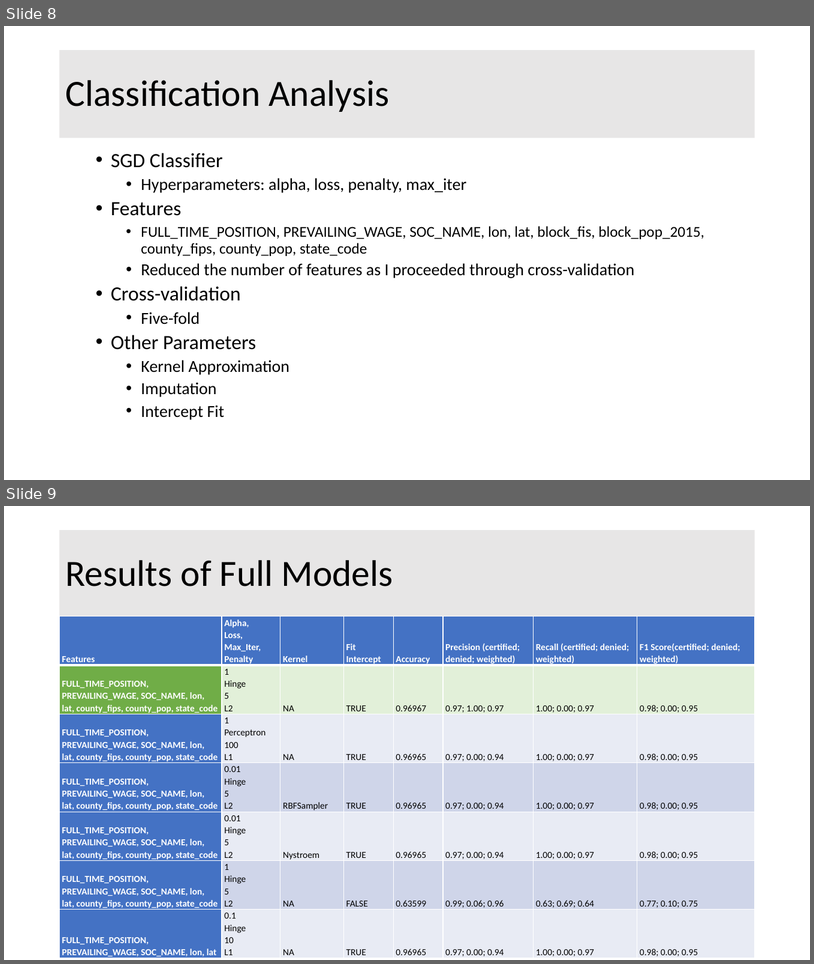
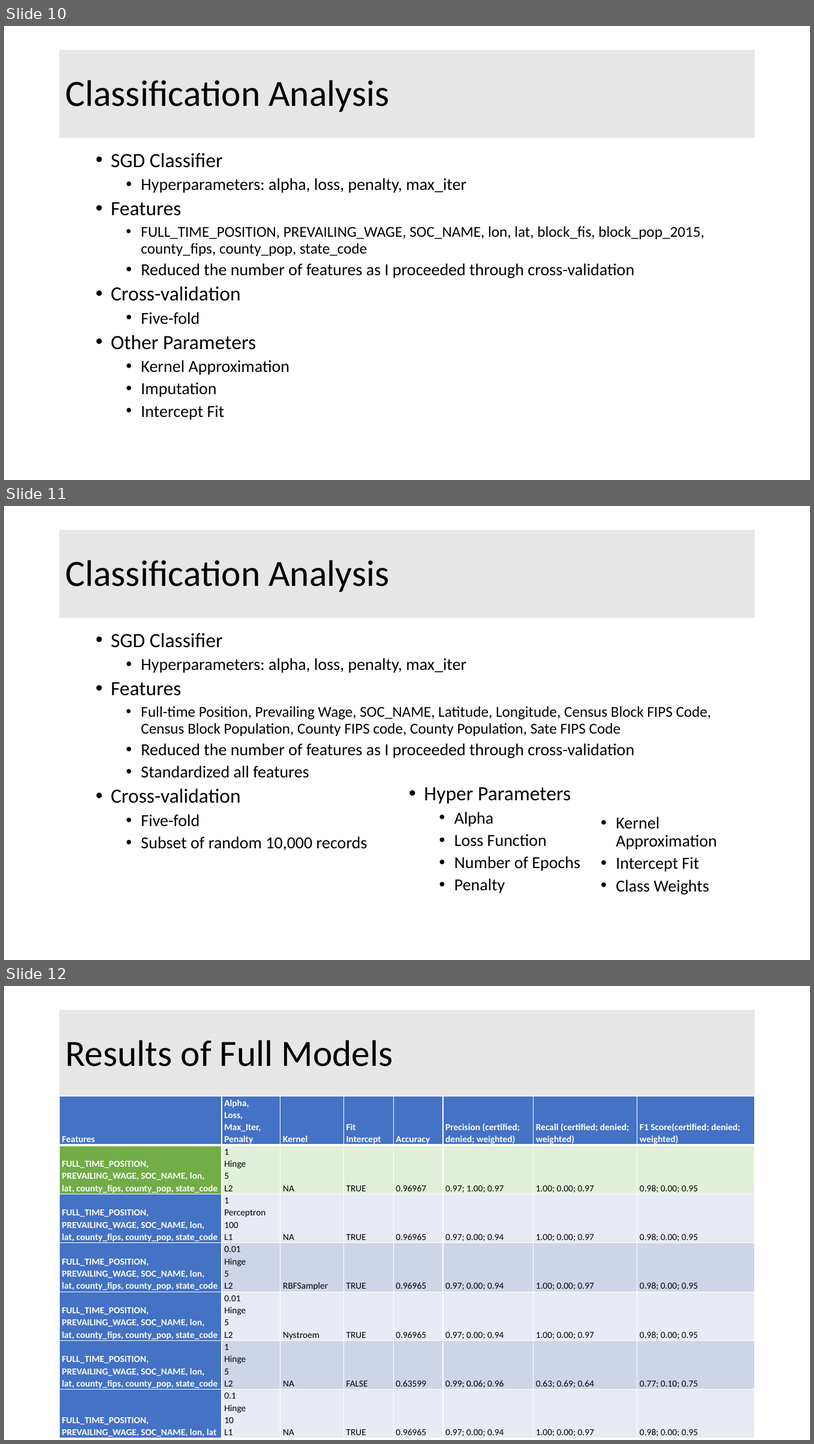
Before and after one commit to Liptoni/Springboard, a slide deck: H1B_Capstone/Summaries/Capstone_1_Presentations.pptx. Shown one above the other, each under a label of ours: slides 8 and 9 before the commit, slides 10, 11 and 12 after it. The pictures are 814x964 and 814x1444 pixels, drawn with LibreOffice and Linux fonts; fonts in the diff are those of the drawing. Boxes give left, top, right and bottom in pixels: in the first picture for what was removed or moved away, otherwise in the second. Text is boxed around its words. In the diff, an @@ line names an element or a change of style, - is before the commit and + after.

```diff
--- a/H1B_Capstone/Summaries/Capstone_1_Presentations.pptx
+++ b/H1B_Capstone/Summaries/Capstone_1_Presentations.pptx
@@ slide 11 added at bbox=[4, 506, 810, 960], background #FFFFFF @@
@@ title added at bbox=[60, 530, 755, 618], fill #E7E6E6, 44 pt, text #000000 @@
+Classification Analysis
@@ text added at bbox=[111, 633, 712, 850], 20 pt, text #000000 @@
+  • SGD Classifier
+    • Hyperparameters: alpha, loss, penalty, max_iter
+  • Features
+    • Full-time Position, Prevailing Wage, SOC_NAME, Latitude, Longitude, Census Block FIPS Code, Census Block Population, County FIPS code, County Population, Sate FIPS Code
+    • Reduced the number of features as I proceeded through cross-validation
+    • Standardized all features
+  • Cross-validation
+    • Five-fold
+    • Subset of random 10,000 records
@@ text added at bbox=[424, 787, 581, 893], 20 pt, text #000000 @@
+  • Hyper Parameters
+    • Alpha
+    • Loss Function
+    • Number of Epochs
+    • Penalty
@@ text added at bbox=[616, 816, 717, 894], 20 pt, text #000000 @@
+    • Kernel Approximation
+    • Intercept Fit
+    • Class Weights
@@ what was slide 8 is now slide 10 @@
@@ what was slide 9 is now slide 12 @@
```
Also in this commit, not shown: 2 slides changed, 4 other slides added, 1 slide removed.
